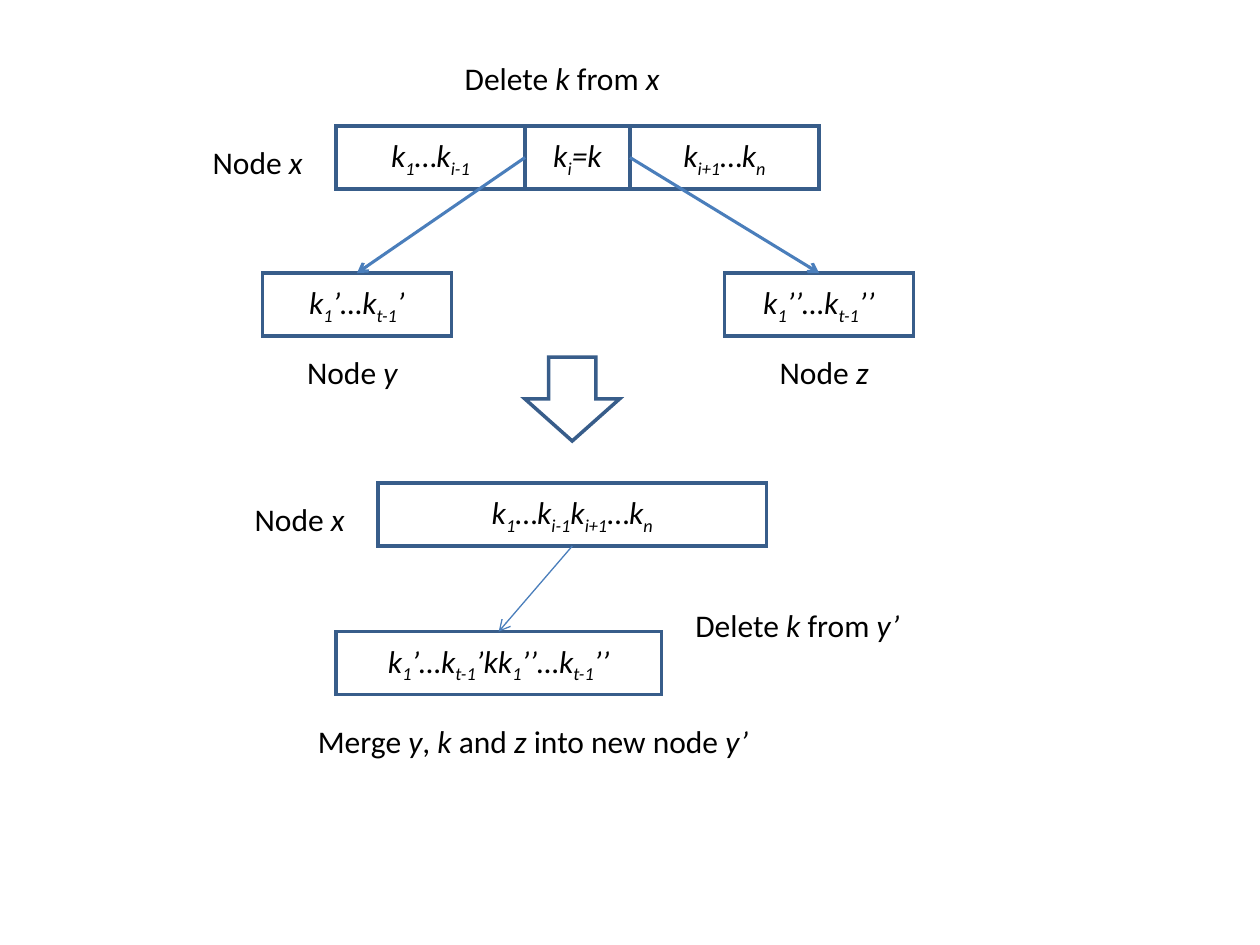
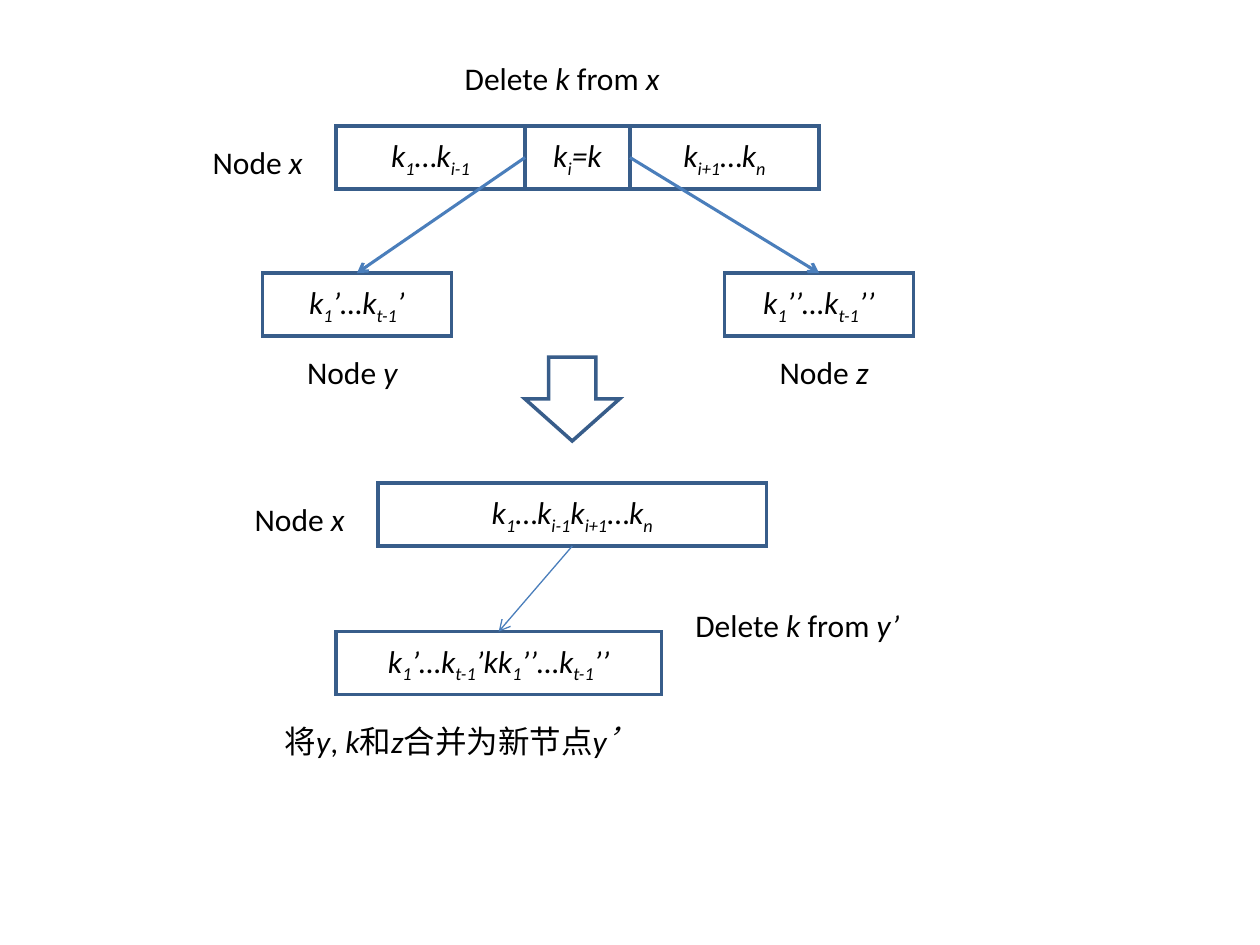
Before and after one commit to liuxinyu95/AlgoXY, a slide deck: slide 3 of datastruct/tree/B-tree/img/btree-del-case2.ppt. Drawn at 1260x945 pixels with LibreOffice and Linux fonts; fonts in the diff are those of the drawing. Boxes give left, top, right and bottom in pixels: in the first picture for what was removed or moved away, otherwise in the second. Text is boxed around its words. In the diff, an @@ line names an element or a change of style, - is before the commit and + after.

```diff
--- a/datastruct/tree/B-tree/img/btree-del-case2.ppt
+++ b/datastruct/tree/B-tree/img/btree-del-case2.ppt
@@ text at [285, 726, 606, 758]: text changed @@
-Merge y, k and z into new node y’
+将y, k和z合并为新节点y’
```
Also in this commit, not shown: 1 other slide changed, 7 other files.
